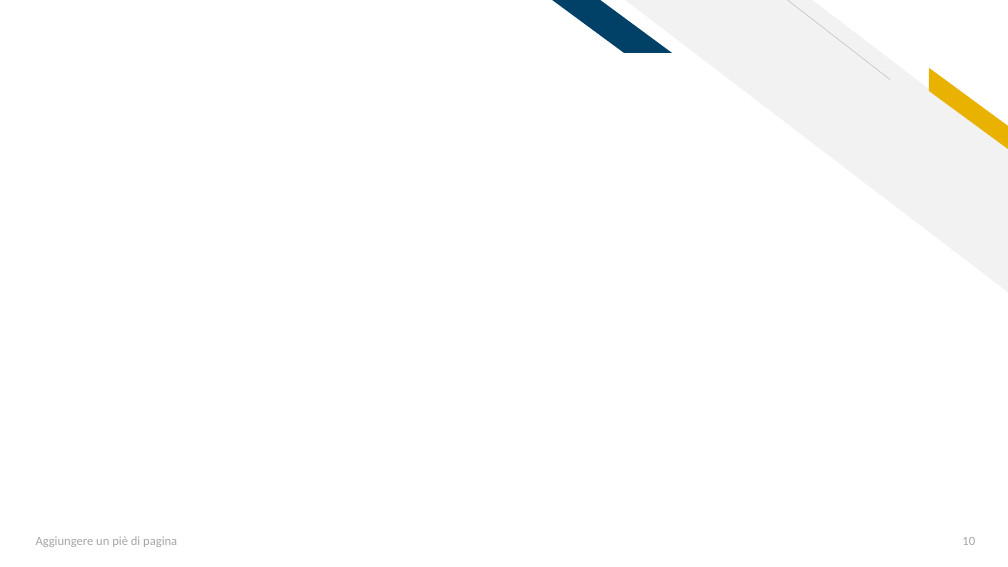
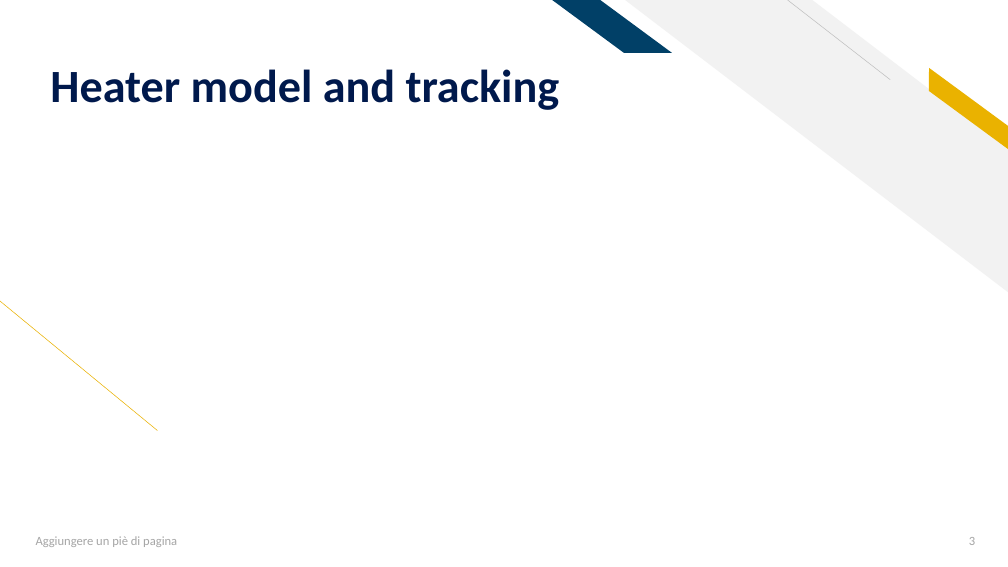
Before and after one commit to AleFire99/AES-git-repo, a slide deck: slide 3 of Aes_Project_2021_2022.pptx (slide 10 before the commit). Drawn at 1008x567 pixels with LibreOffice and Linux fonts; fonts in the diff are those of the drawing; grey boxes stand for pictures. Boxes give left, top, right and bottom in pixels: in the first picture for what was removed or moved away, otherwise in the second. Text is boxed around its words. In the diff, an @@ line names an element or a change of style, - is before the commit and + after.

```diff
--- a/Aes_Project_2021_2022.pptx
+++ b/Aes_Project_2021_2022.pptx
@@ title added at box(50, 69, 560, 110), 44 pt, text #00194C, bold @@
+Heater model and tracking
@@ line added from (157, 430) to (0, 300), #EAB200 0.5 pt @@
@@ page number at box(969, 537, 975, 545): text changed @@
-10
+3
```
Also in this commit, not shown: 13 other slides changed, 4 slides added, 1 slide removed, 2 other files.
